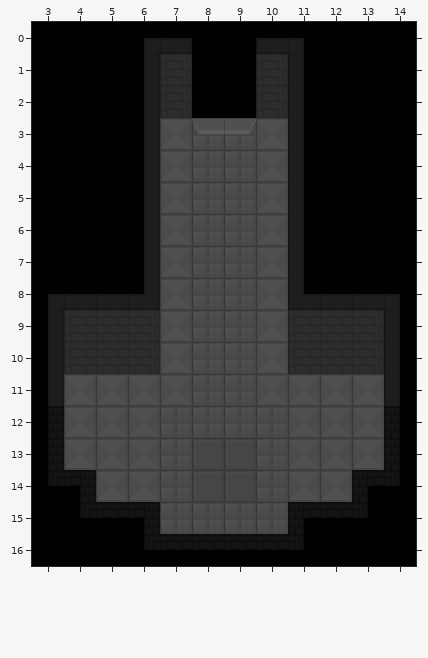
Two versions of a level (Tiled map, android/assets/maps/pedestal_rooms/pedestal_room_up.tmx). Above is the file before it was changed.
Cells are 16x16 px. Shown: x 3..14, y 0..16.
The same view after the edit:
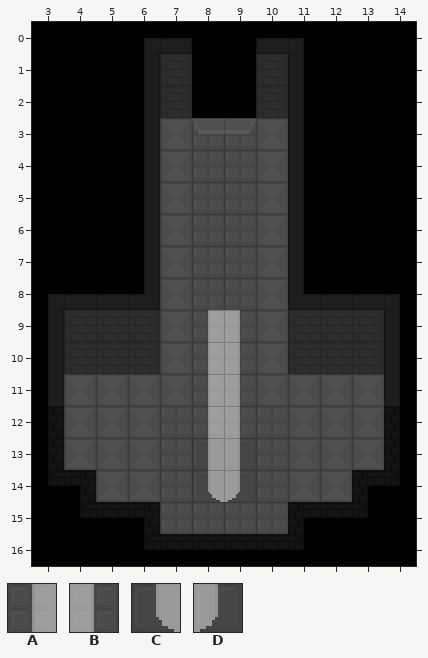
Key: from "tileset": A 56, B 57, C 58, D 59.
_ is an empty cell.
Tiles of an added or newly shown layer are drawn over the layers below it.
See-through tiles are keyed as they look on the map.
Message: Added new graphics like a new carpet and different pedestal lights.
Changes in this commit:
Layer "foreground" (added):
The edit adds tile A in rows 9 to 13 at x 8.
The edit adds tile B in rows 9 to 13 at x 9.
The edit adds tile C in row 14 at x 8.
The edit adds tile D in row 14 at x 9.
Pixel boxes of the changes (left, top, right, bottom) in both pictures:
added: (208, 310, 240, 502)
